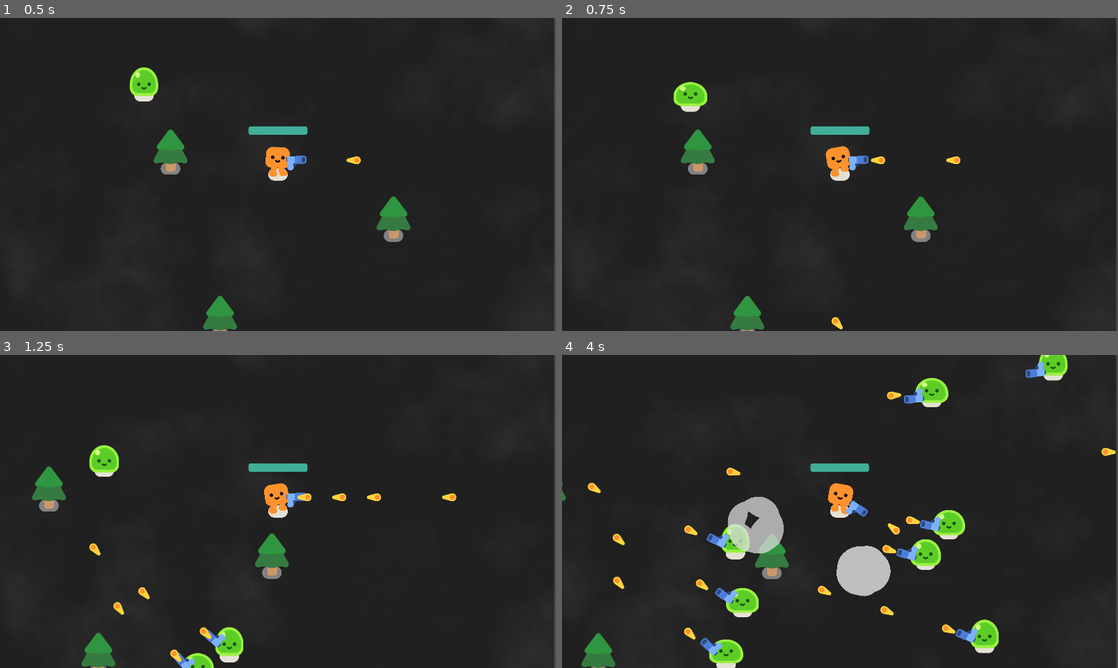
Above: before the commit, frames 1-4 (two rows, left to right).
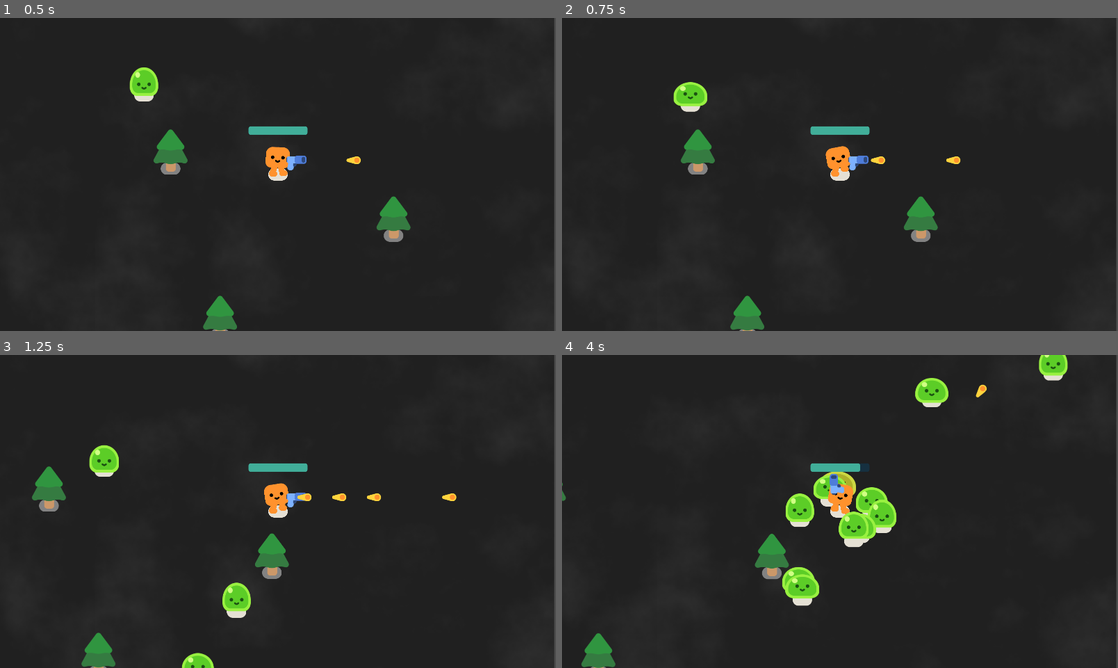
Above: after the commit, the same moments.

Repository: SK1PPR/byog24
Game: Godot game, scene res://survivor_game.tscn
Two runs of this game, one before a commit and one after it. Both use one fixed random seed, a clock stepped at 60 frames per second and the inputs below.
Inputs:
- Up to frame 1 (0.5 s): no input
- Up to frame 2 (0.75 s): hold D (move_right) from 0.53 s (still down)
- Up to frame 3 (1.25 s): keep holding D (move_right)
- Up to frame 4 (4 s): release D (move_right) at 1.28 s; hold S (move_down) 1.28-2.03 s; hold D (move_right) 2.03-2.78 s; hold W (move_up) 2.78-3.53 s; hold A (move_left) from 3.53 s (still down)

Frame 1 is identical in both runs. In frame 2, less than 0.1% of the frame differs, in the area x 48-51%, y 95-100%; in frame 3, 1.3%; in frame 4, 9.4%, in the area x 4-100%, y 2-100%.

Commit message:
multiple mobs. gunning mob4 does not work as expected. Shapes not added

Diff:
--- a/project.godot
+++ b/project.godot
@@ -12,60 +12,60 @@
 
 Settings/Preview_Perspective=2
 Settings/Library_Save_File_Location=1
-Shortcuts/Change_Placement_Plane_Position=Object(Shortcut,"r …(276 unchanged characters)… l_keycode":0,"key_label":0,"unicode":0,"echo":false,"script":null)
+Shortcuts/Change_Placement_Plane_Position=Object(Shortcut,"r …(276 unchanged characters)… l_keycode":0,"key_label":0,"unicode":0,"location":0,"echo":false,"script":null)
 ],"script":null)
 
-Shortcuts/Transform_Asset_Blueprint=Object(Shortcut,"resourc …(270 unchanged characters)… l_keycode":0,"key_label":0,"unicode":0,"echo":false,"script":null)
-, Object(InputEventKey,"resource_local_to_scene":false,"resource_name":"","device":0,"window_id":0,"alt_pressed":false,"shift_pressed":false,"ctrl_pressed":false,"meta_pressed":false,"pressed":true,"keycode":82,"physical_keycode":0,"key_label":0,"unicode":0,"echo":false,"script":null)
+Shortcuts/Transform_Asset_Blueprint=Object(Shortcut,"resourc …(270 unchanged characters)… l_keycode":0,"key_label":0,"unicode":0,"location":0,"echo":false,"script":null)
+, Object(InputEventKey,"resource_local_to_scene":false,"resource_name":"","device":0,"window_id":0,"alt_pressed":false,"shift_pressed":false,"ctrl_pressed":false,"meta_pressed":false,"pressed":true,"keycode":82,"physical_keycode":0,"key_label":0,"unicode":0,"location":0,"echo":false,"script":null)
 ],"script":null)
 
-Shortcuts/Select_Previous_Asset=Object(Shortcut,"resource_lo …(266 unchanged characters)… l_keycode":0,"key_label":0,"unicode":0,"echo":false,"script":null)
+Shortcuts/Select_Previous_Asset=Object(Shortcut,"resource_lo …(266 unchanged characters)… l_keycode":0,"key_label":0,"unicode":0,"location":0,"echo":false,"script":null)
 ],"script":null)
 
-Shortcuts/Select_Y_Z_Plane=Object(Shortcut,"resource_local_t …(261 unchanged characters)… l_keycode":0,"key_label":0,"unicode":0,"echo":false,"script":null)
+Shortcuts/Select_Y_Z_Plane=Object(Shortcut,"resource_local_t …(261 unchanged characters)… l_keycode":0,"key_label":0,"unicode":0,"location":0,"echo":false,"script":null)
 ],"script":null)
 
-Shortcuts/Select_X_Z_Plane=Object(Shortcut,"resource_local_t …(261 unchanged characters)… l_keycode":0,"key_label":0,"unicode":0,"echo":false,"script":null)
+Shortcuts/Select_X_Z_Plane=Object(Shortcut,"resource_local_t …(261 unchanged characters)… l_keycode":0,"key_label":0,"unicode":0,"location":0,"echo":false,"script":null)
 ],"script":null)
 
-Shortcuts/Select_X_Y_Plane=Object(Shortcut,"resource_local_t …(261 unchanged characters)… l_keycode":0,"key_label":0,"unicode":0,"echo":false,"script":null)
+Shortcuts/Select_X_Y_Plane=Object(Shortcut,"resource_local_t …(261 unchanged characters)… l_keycode":0,"key_label":0,"unicode":0,"location":0,"echo":false,"script":null)
 ],"script":null)
 
-Shortcuts/Reset_Transform=Object(Shortcut,"resource_local_to …(259 unchanged characters)… l_keycode":0,"key_label":0,"unicode":0,"echo":false,"script":null)
+Shortcuts/Reset_Transform=Object(Shortcut,"resource_local_to …(259 unchanged characters)… l_keycode":0,"key_label":0,"unicode":0,"location":0,"echo":false,"script":null)
 ],"script":null)
 
-Shortcuts/Rotate_Asset_90_Degrees_Around_X=Object(Shortcut," …(277 unchanged characters)… l_keycode":0,"key_label":0,"unicode":0,"echo":false,"script":null)
+Shortcuts/Rotate_Asset_90_Degrees_Around_X=Object(Shortcut," …(277 unchanged characters)… l_keycode":0,"key_label":0,"unicode":0,"location":0,"echo":false,"script":null)
 ],"script":null)
 
-Shortcuts/Rotate_Asset_90_Degrees_Around_Y=Object(Shortcut," …(277 unchanged characters)… l_keycode":0,"key_label":0,"unicode":0,"echo":false,"script":null)
+Shortcuts/Rotate_Asset_90_Degrees_Around_Y=Object(Shortcut," …(277 unchanged characters)… l_keycode":0,"key_label":0,"unicode":0,"location":0,"echo":false,"script":null)
 ],"script":null)
 
-Shortcuts/Rotate_Asset_90_Degrees_Around_Z=Object(Shortcut," …(277 unchanged characters)… l_keycode":0,"key_label":0,"unicode":0,"echo":false,"script":null)
+Shortcuts/Rotate_Asset_90_Degrees_Around_Z=Object(Shortcut," …(277 unchanged characters)… l_keycode":0,"key_label":0,"unicode":0,"location":0,"echo":false,"script":null)
 ],"script":null)
 
-Shortcuts/Flip_Asset_On_X_Axis=Object(Shortcut,"resource_loc …(265 unchanged characters)… l_keycode":0,"key_label":0,"unicode":0,"echo":false,"script":null)
+Shortcuts/Flip_Asset_On_X_Axis=Object(Shortcut,"resource_loc …(265 unchanged characters)… l_keycode":0,"key_label":0,"unicode":0,"location":0,"echo":false,"script":null)
 ],"script":null)
 
-Shortcuts/Flip_Asset_On_Y_Axis=Object(Shortcut,"resource_loc …(265 unchanged characters)… l_keycode":0,"key_label":0,"unicode":0,"echo":false,"script":null)
+Shortcuts/Flip_Asset_On_Y_Axis=Object(Shortcut,"resource_loc …(265 unchanged characters)… l_keycode":0,"key_label":0,"unicode":0,"location":0,"echo":false,"script":null)
 ],"script":null)
 
-Shortcuts/Flip_Asset_On_Z_Axis=Object(Shortcut,"resource_loc …(265 unchanged characters)… l_keycode":0,"key_label":0,"unicode":0,"echo":false,"script":null)
+Shortcuts/Flip_Asset_On_Z_Axis=Object(Shortcut,"resource_loc …(265 unchanged characters)… l_keycode":0,"key_label":0,"unicode":0,"location":0,"echo":false,"script":null)
 ],"script":null)
 
 Settings/Shortcut_Shift_Rotation_Step=45.0
-Shortcuts/Rotate_Asset_Secondary_Step_Degrees_Around_X=Objec …(288 unchanged characters)… l_keycode":0,"key_label":0,"unicode":0,"echo":false,"script":null)
+Shortcuts/Rotate_Asset_Secondary_Step_Degrees_Around_X=Objec …(288 unchanged characters)… l_keycode":0,"key_label":0,"unicode":0,"location":0,"echo":false,"script":null)
 ],"script":null)
 
-Shortcuts/Rotate_Asset_Secondary_Step_Degrees_Around_Y=Objec …(288 unchanged characters)… l_keycode":0,"key_label":0,"unicode":0,"echo":false,"script":null)
+Shortcuts/Rotate_Asset_Secondary_Step_Degrees_Around_Y=Objec …(288 unchanged characters)… l_keycode":0,"key_label":0,"unicode":0,"location":0,"echo":false,"script":null)
 ],"script":null)
 
-Shortcuts/Rotate_Asset_Secondary_Step_Degrees_Around_Z=Objec …(288 unchanged characters)… l_keycode":0,"key_label":0,"unicode":0,"echo":false,"script":null)
+Shortcuts/Rotate_Asset_Secondary_Step_Degrees_Around_Z=Objec …(288 unchanged characters)… l_keycode":0,"key_label":0,"unicode":0,"location":0,"echo":false,"script":null)
 ],"script":null)
 
-Shortcuts/Double_Snap_Step=Object(Shortcut,"resource_local_t …(265 unchanged characters)… l_keycode":0,"key_label":0,"unicode":0,"echo":false,"script":null)
+Shortcuts/Double_Snap_Step=Object(Shortcut,"resource_local_t …(265 unchanged characters)… l_keycode":0,"key_label":0,"unicode":0,"location":0,"echo":false,"script":null)
 ],"script":null)
 
-Shortcuts/Halve_Snap_Step=Object(Shortcut,"resource_local_to …(264 unchanged characters)… l_keycode":0,"key_label":0,"unicode":0,"echo":false,"script":null)
+Shortcuts/Halve_Snap_Step=Object(Shortcut,"resource_local_to …(264 unchanged characters)… l_keycode":0,"key_label":0,"unicode":0,"location":0,"echo":false,"script":null)
 ],"script":null)
 
 Settings/Use_Shift_instead_of_Alt=false
@@ -76,7 +76,7 @@
 
 config/name="Your First 2D Game With Godot 4: START (GDQuest)"
 run/main_scene="res://survivor_game.tscn"
-config/features=PackedStringArray("4.2", "Forward Plus")
+config/features=PackedStringArray("4.3", "Forward Plus")
 config/icon="res://icon.png"
 
 [display]
@@ -97,26 +97,26 @@
 
 move_left={
 "deadzone": 0.5,
-"events": [Object(InputEventKey,"resource_local_to_scene":fa …(171 unchanged characters)… keycode":65,"key_label":0,"unicode":97,"echo":false,"script":null)
-, Object(InputEventKey,"resource_local_to_scene":false,"reso …(165 unchanged characters)… ode":4194319,"key_label":0,"unicode":0,"echo":false,"script":null)
+"events": [Object(InputEventKey,"resource_local_to_scene":fa …(171 unchanged characters)… keycode":65,"key_label":0,"unicode":97,"location":0,"echo":false,"script":null)
+, Object(InputEventKey,"resource_local_to_scene":false,"reso …(165 unchanged characters)… ode":4194319,"key_label":0,"unicode":0,"location":0,"echo":false,"script":null)
 ]
 }
 move_right={
 "deadzone": 0.5,
-"events": [Object(InputEventKey,"resource_local_to_scene":fa …(172 unchanged characters)… eycode":68,"key_label":0,"unicode":100,"echo":false,"script":null)
-, Object(InputEventKey,"resource_local_to_scene":false,"reso …(166 unchanged characters)… ode":4194321,"key_label":0,"unicode":0,"echo":false,"script":null)
+"events": [Object(InputEventKey,"resource_local_to_scene":fa …(172 unchanged characters)… eycode":68,"key_label":0,"unicode":100,"location":0,"echo":false,"script":null)
+, Object(InputEventKey,"resource_local_to_scene":false,"reso …(166 unchanged characters)… ode":4194321,"key_label":0,"unicode":0,"location":0,"echo":false,"script":null)
 ]
 }
 move_up={
 "deadzone": 0.5,
-"events": [Object(InputEventKey,"resource_local_to_scene":fa …(172 unchanged characters)… eycode":87,"key_label":0,"unicode":119,"echo":false,"script":null)
-, Object(InputEventKey,"resource_local_to_scene":false,"reso …(166 unchanged characters)… ode":4194320,"key_label":0,"unicode":0,"echo":false,"script":null)
+"events": [Object(InputEventKey,"resource_local_to_scene":fa …(172 unchanged characters)… eycode":87,"key_label":0,"unicode":119,"location":0,"echo":false,"script":null)
+, Object(InputEventKey,"resource_local_to_scene":false,"reso …(166 unchanged characters)… ode":4194320,"key_label":0,"unicode":0,"location":0,"echo":false,"script":null)
 ]
 }
 move_down={
 "deadzone": 0.5,
-"events": [Object(InputEventKey,"resource_local_to_scene":fa …(172 unchanged characters)… eycode":83,"key_label":0,"unicode":115,"echo":false,"script":null)
-, Object(InputEventKey,"resource_local_to_scene":false,"reso …(166 unchanged characters)… ode":4194322,"key_label":0,"unicode":0,"echo":false,"script":null)
+"events": [Object(InputEventKey,"resource_local_to_scene":fa …(172 unchanged characters)… eycode":83,"key_label":0,"unicode":115,"location":0,"echo":false,"script":null)
+, Object(InputEventKey,"resource_local_to_scene":false,"reso …(166 unchanged characters)… ode":4194322,"key_label":0,"unicode":0,"location":0,"echo":false,"script":null)
 ]
 }
 
--- a/survivor_game.gd
+++ b/survivor_game.gd
@@ -6,13 +6,13 @@
 	var enemy_type = rng.randi_range(0, 10)
 	var new_mob
 	if enemy_type == 0:
-		new_mob = preload("res://mob4.tscn").instantiate()
+		new_mob = preload("res://mob1.tscn").instantiate()
 	elif enemy_type == 1:
-		new_mob = preload("res://mob4.tscn").instantiate()
+		new_mob = preload("res://mob1.tscn").instantiate()
 	elif enemy_type == 2:
-		new_mob = preload("res://mob4.tscn").instantiate()
+		new_mob = preload("res://mob1.tscn").instantiate()
 	else:
-		new_mob = preload("res://mob4.tscn").instantiate()
+		new_mob = preload("res://mob1.tscn").instantiate()
 	%PathFollow2D.progress_ratio = randf()
 	new_mob.global_position = %PathFollow2D.global_position
 	add_child(new_mob)
